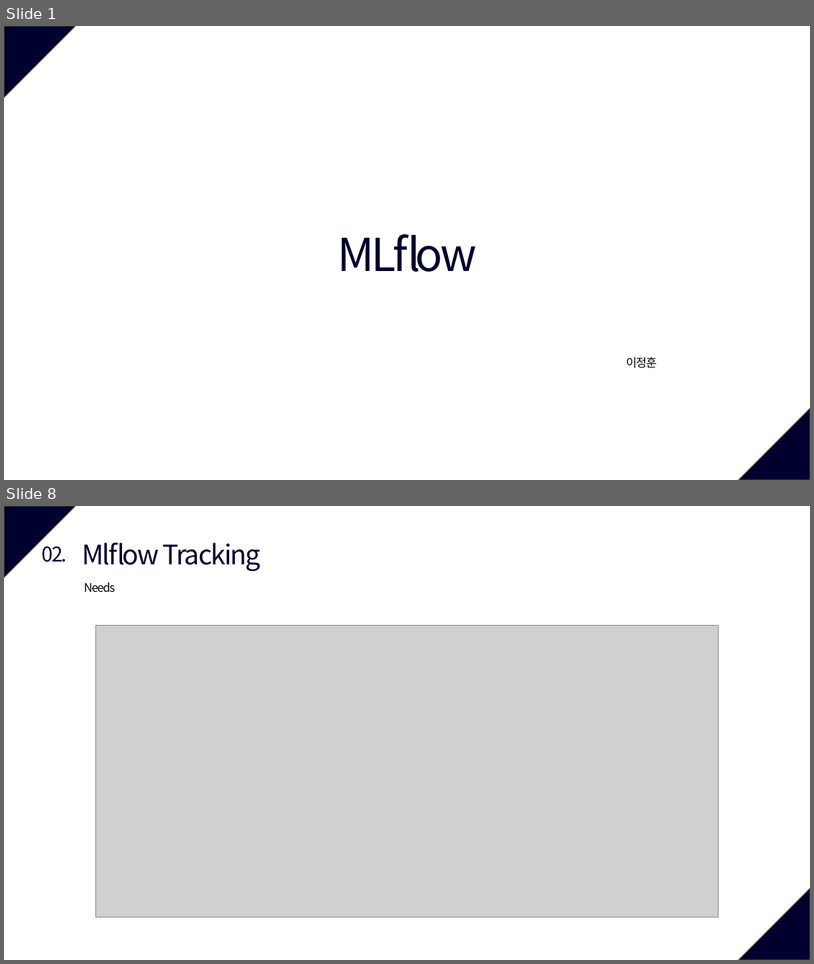
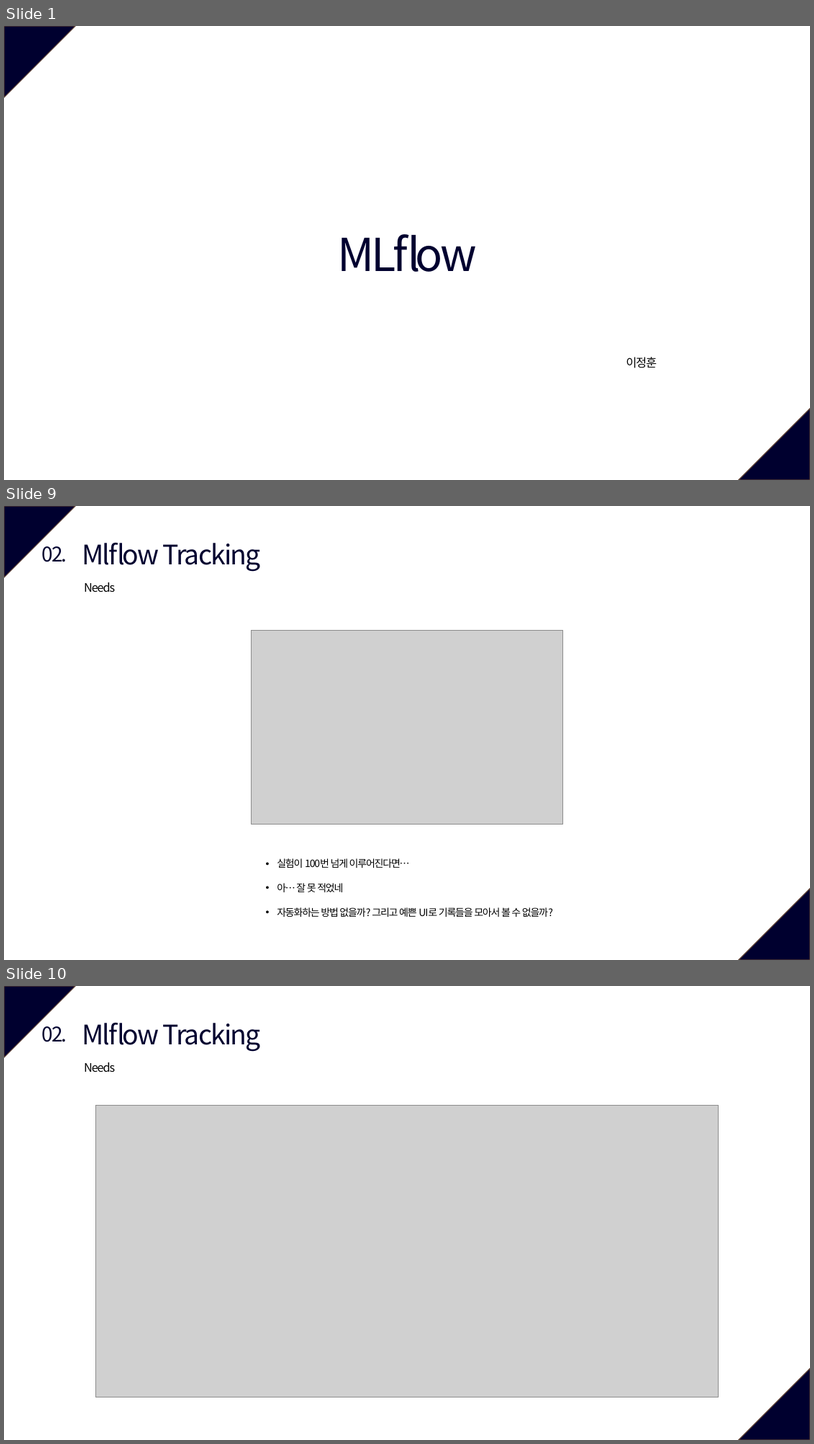
Before and after one commit to vhrehfdl/MLflow_tutorial, a slide deck: MLflow.pptx. Shown one above the other, each under a label of ours: slides 1 and 8 before the commit, slides 1, 9 and 10 after it; the slides between them are not shown. The pictures are 814x964 and 814x1444 pixels, drawn with LibreOffice and Linux fonts; fonts in the diff are those of the drawing; grey boxes stand for pictures. Boxes give left, top, right and bottom in pixels: in the first picture for what was removed or moved away, otherwise in the second. Text is boxed around its words. In the diff, an @@ line names an element or a change of style, - is before the commit and + after.

```diff
--- a/MLflow.pptx
+++ b/MLflow.pptx
@@ slide 9 added at box(4, 506, 810, 960), background #FFFFFF; not listed: 2 template elements that a slide beside it also shows @@
@@ text added at box(41, 546, 67, 562), 24 pt, text #00002F @@
+02.
@@ text added at box(82, 543, 261, 572), 32 pt, text #00002F @@
+Mlflow Tracking
@@ text added at box(84, 582, 115, 592), 14 pt, text #000000 @@
+Needs
@@ picture added at box(251, 630, 563, 824) @@
@@ text added at box(277, 858, 553, 916), 12 pt, text #000000 @@
+• 실험이 100번 넘게 이루어진다면…
+• 아… 잘 못 적었네
+• 자동화하는 방법 없을까? 그리고 예쁜 UI로 기록들을 모아서 볼 수 없을까?
@@ what was slide 8 is now slide 10 @@
```
Also in this commit, not shown: 6 slides changed, 12 other slides added.
